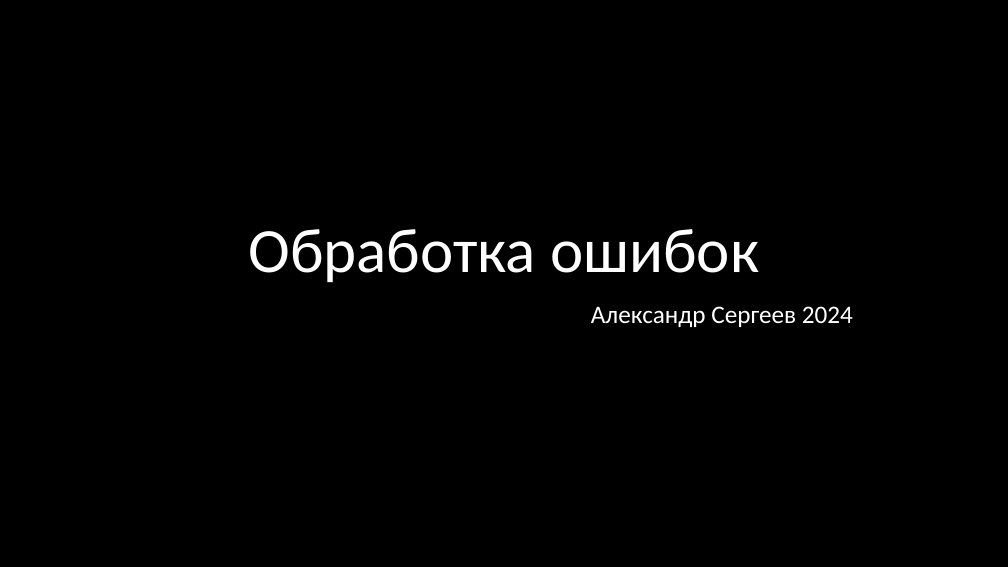
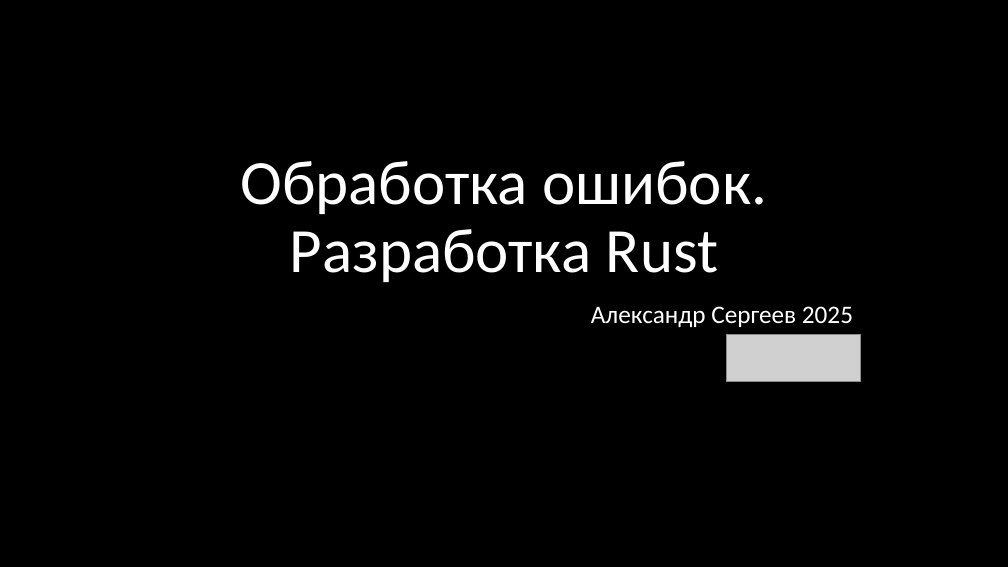
Before and after one commit to Gordon01/learn-rust, a slide deck: slide 54 of keynotes/Rust 2024.pptx (slide 58 before the commit). Drawn at 1008x567 pixels with LibreOffice and Linux fonts; fonts in the diff are those of the drawing; grey boxes stand for pictures. Boxes give left, top, right and bottom in pixels: in the first picture for what was removed or moved away, otherwise in the second. Text is boxed around its words. In the diff, an @@ line names an element or a change of style, - is before the commit and + after.

```diff
--- a/keynotes/Rust 2024.pptx
+++ b/keynotes/Rust 2024.pptx
@@ title at (x1=240, y1=161, x2=767, y2=282): text changed @@
-Обработка ошибок
+Обработка ошибок.
+Разработка Rust
@@ subtitle at (x1=591, y1=306, x2=853, y2=327): text changed @@
-Александр Сергеев 2024
+Александр Сергеев 2025
@@ picture added at (x1=727, y1=335, x2=861, y2=382) @@
```
Also in this commit, not shown: 5 other slides changed, 9 slides added, 1 slide removed.
